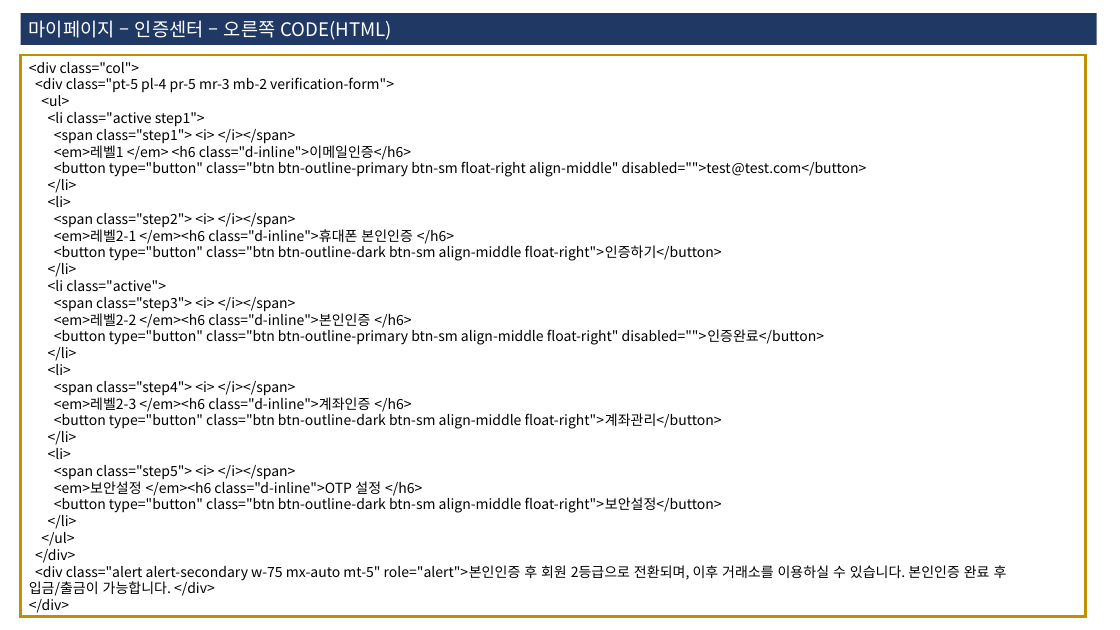
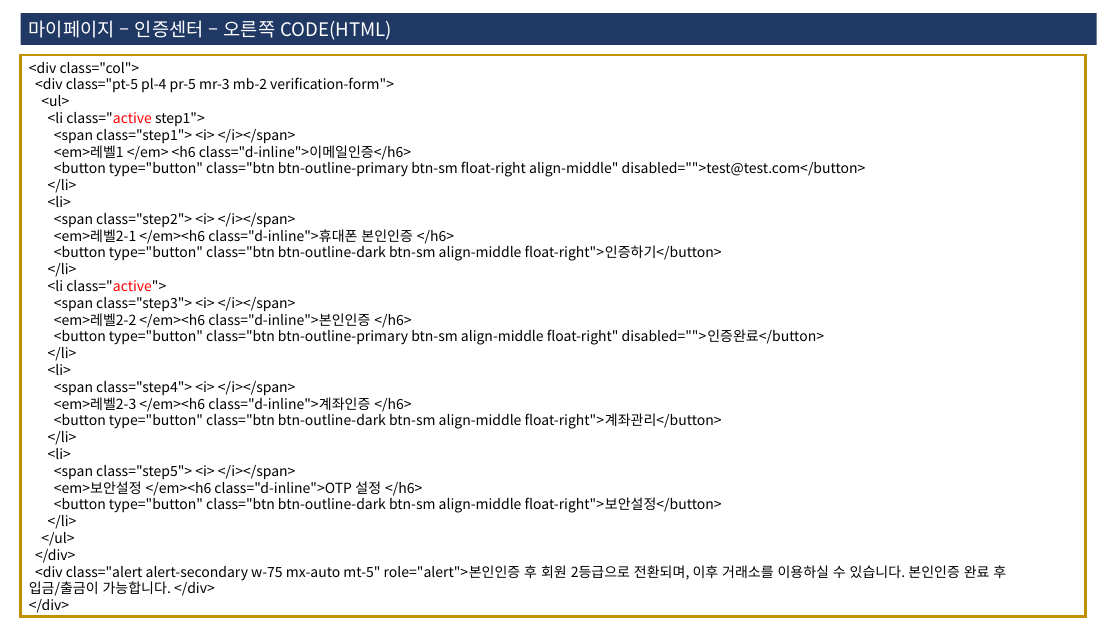
Before and after one commit to 3dwebart/html-publish, a slide deck: slide 40 of web/data/guide.pptx (slide 41 before the commit). Drawn at 1120x630 pixels with LibreOffice and Linux fonts; fonts in the diff are those of the drawing. Boxes give left, top, right and bottom in pixels: in the first picture for what was removed or moved away, otherwise in the second. Text is boxed around its words. In the diff, an @@ line names an element or a change of style, - is before the commit and + after.

```diff
--- a/web/data/guide.pptx
+++ b/web/data/guide.pptx
@@ text in rectangle at [48, 112, 205, 291]: text colour #000000 to #FF0000 in "class="active", "class="active">" @@
```
Also in this commit, not shown: 1 other slide changed, 1 slide removed, 1 other file.
